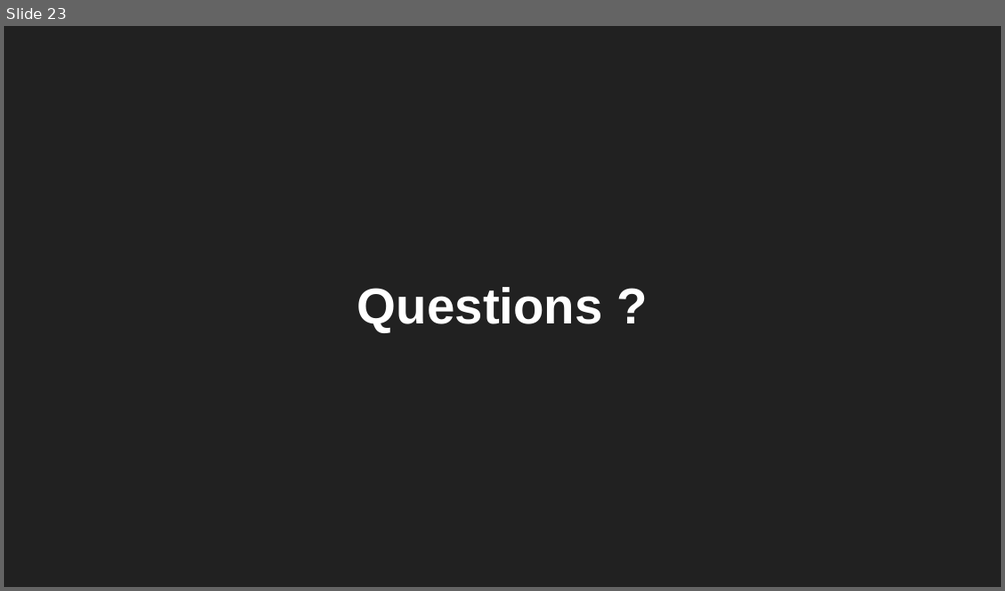
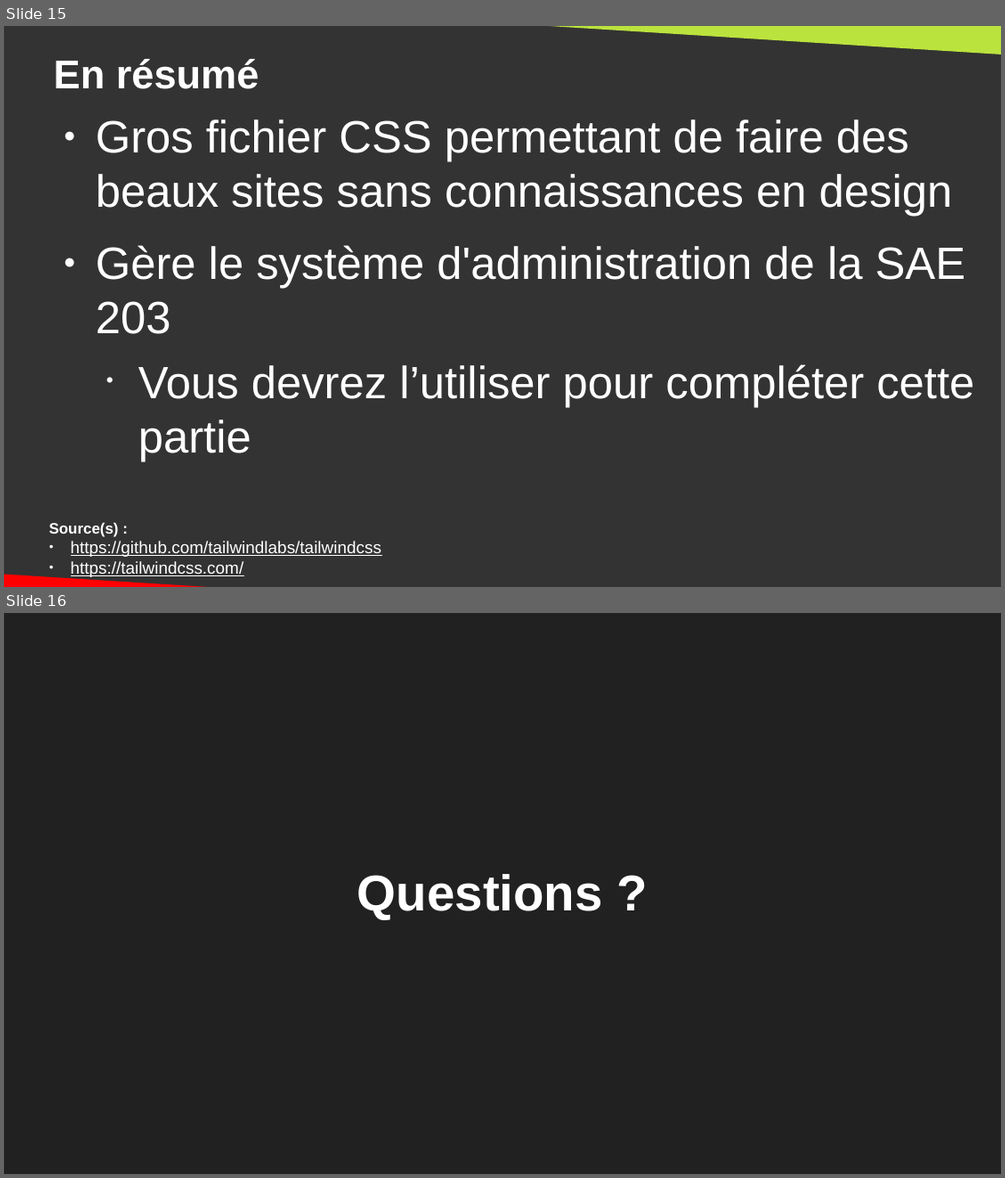
Before and after one commit to DanYellow/cours, a slide deck: integration-web-s2/cours-magistraux/numero-1/presentation.odp. Shown one above the other, each under a label of ours: slide 23 before the commit, slides 15 and 16 after it. The pictures are 1005x591 and 1005x1178 pixels, drawn with LibreOffice and Linux fonts; fonts in the diff are those of the drawing. Boxes give left, top, right and bottom in pixels: in the first picture for what was removed or moved away, otherwise in the second. Text is boxed around its words. In the diff, an @@ line names an element or a change of style, - is before the commit and + after.

```diff
--- a/integration-web-s2/cours-magistraux/numero-1/presentation.odp
+++ b/integration-web-s2/cours-magistraux/numero-1/presentation.odp
@@ slide 15 added at bbox=[4, 26, 1001, 587], background #333333 @@
@@ right triangle added at bbox=[486, 26, 1001, 55], fill #BBE33D @@
@@ title added at bbox=[54, 59, 259, 89], 32 pt, text #FFFFFF, bold @@
+En résumé
@@ text added at bbox=[96, 119, 974, 407], 36 pt, text #FFFFFF @@
+● Gros fichier CSS permettant de faire des beaux sites sans connaissances en design
+● Gère le système d'administration de la SAE 203
+  • Vous devrez l’utiliser pour compléter cette partie
@@ text added at bbox=[49, 522, 381, 577], 13.4 pt, text #FFFFFF, underline @@
+Source(s) :
+● https://github.com/tailwindlabs/tailwindcss
+● https://tailwindcss.com/
@@ right triangle added at bbox=[4, 560, 299, 587], fill #FF0000 @@
@@ what was slide 23 is now slide 16 @@
```
Also in this commit, not shown: 1 slide changed, 13 other slides added, 21 slides removed, 10 other files.
